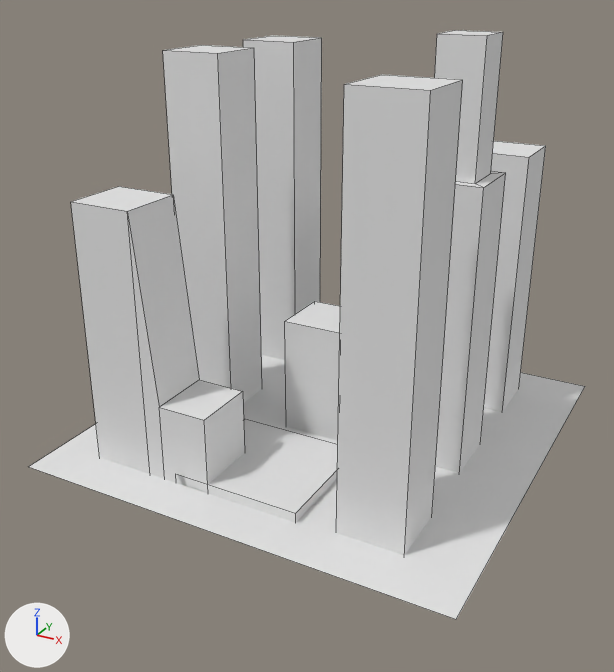
Before and after pictures for a commit that changed the FBX model Assets/3D/skyscrapers.fbx.
Both versions are drawn from a 50 mm lens placed at (1.65, -3.24, 2.06), pointed at (-0.03, -0.18, 0.53). Lighting does not change. The marker at lower left points along +X, +Y and +Z. Mesh edges are drawn as thin lines. Where no turn or scale is listed for an object, it has been applied to the vertices.

The older version as bpy lines, for what is in view:
```python
me_cube_007 = bpy.data.meshes.new('Cube.007')
me_cube_007.from_pydata(...)  # 92 vertices, 70 faces; spans x -1.0..1.0, y -1.0..1.0, z -0.04..1.82
me_cube_007.materials.append(mat_tilematerial)  # white #e7e7e7
# before: 88 (-1.0, -1.0, 0.0) at pixel (28, 466), 89 (1.0, -1.0, 0.0) at pixel (456, 619), 90 (-1.0, 1.0, 0.0), 91 (1.0, 1.0, 0.0) at pixel (585, 386)
ob_skyscrapers = bpy.data.objects.new('skyscrapers', me_cube_007)
ob_skyscrapers.location = (0.0, 0.0, 0.0)
```
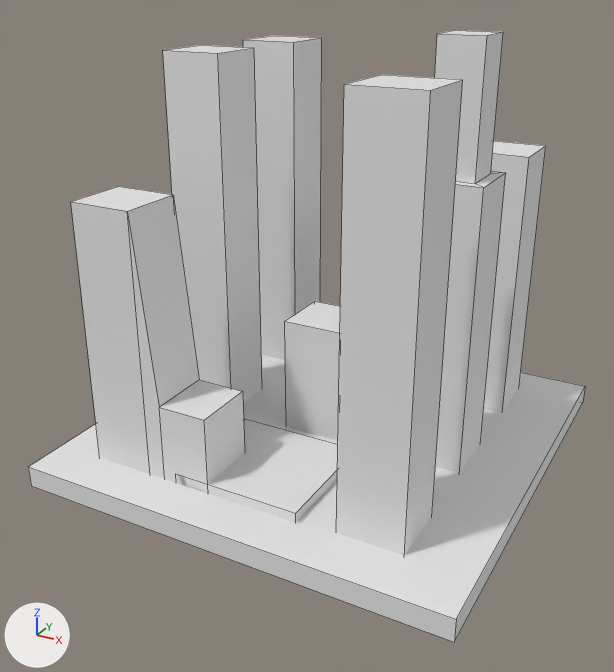
Where the change shows, as pixel boxes [x1, y1, x2, y2] in the pictures (614 x 672 px):
'skyscrapers', reshaped: before [29, 30, 585, 620]; after [28, 30, 585, 642]
part 1 of me_cube_007, added: after [28, 388, 585, 642]

Diff of the bpy script that builds the scene:
```diff
--- a/Assets/3D/skyscrapers.fbx.py
+++ b/Assets/3D/skyscrapers.fbx.py
@@ me_cube_007 @@
 me_cube_007.from_pydata(...)  # 92 vertices, 70 faces; spans x -1.0..1.0, y -1.0..1.0, z -0.04..1.82
 # used by ob_skyscrapers; location = (0.0, 0.0, 0.0)
 # verts and faces of me_cube_007; kept vertices keep their numbers, new ones are numbered from 92
+# me_cube_007 part 1
+for new, old in zip([*range(92, 96)], [*range(88, 92)]): verts[new] = verts[old] + (0.0, 0.0, -0.1)
+faces += [(92, 94, 95, 93), (89, 93, 95, 91), (88, 90, 94, 92), (90, 91, 95, 94), (88, 92, 93, 89)]
 me_cube_007.materials.append(mat_tilematerial)
```
